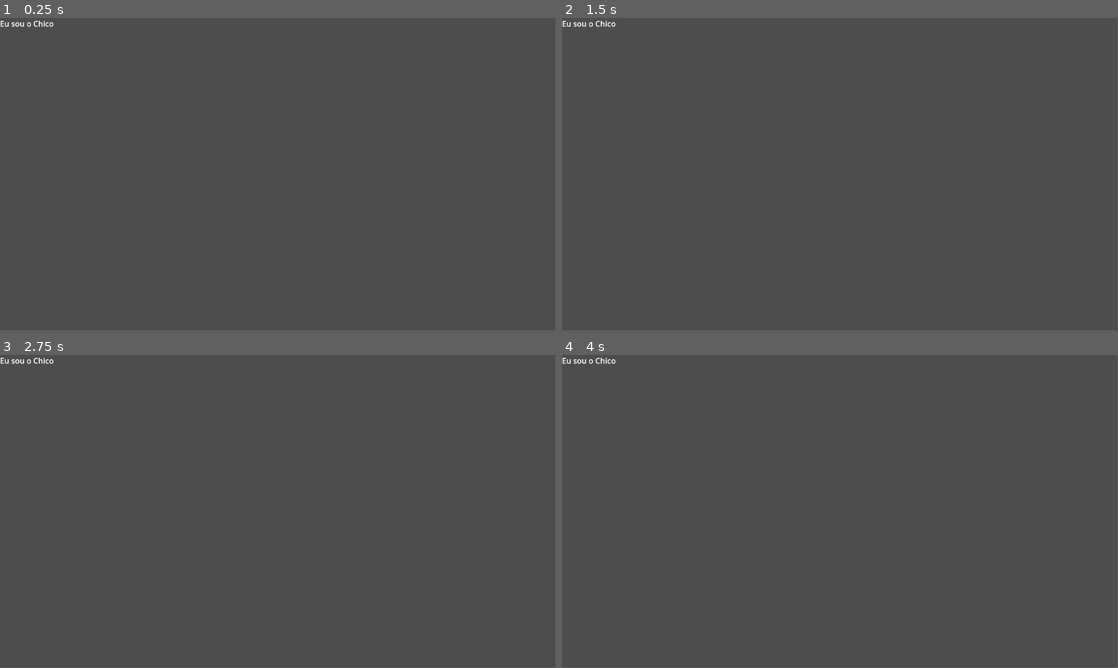
Above: before the commit, frames 1-4 (two rows, left to right).
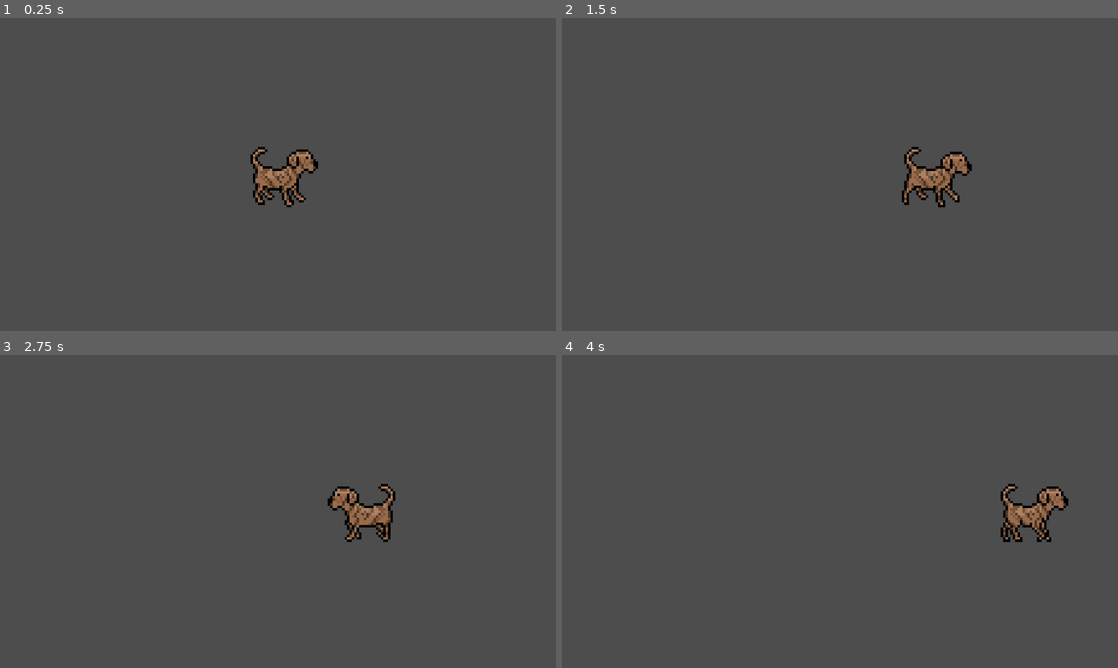
Above: after the commit, the same moments.

Repository: vlcanesin/Chico-PET-Jam
Game: Godot game, scene res://chico/chico.tscn
The game is run twice, just before and just after one commit, with the same random seed, the same clock (stepped at 60 frames per second) and the same inputs. This scene is started directly instead of the project's main scene.
Inputs:
- Up to frame 1 (0.25 s): no input
- Up to frame 2 (1.5 s): tap Enter (ui_accept) at 0.5, 0.6, 0.77, 1.07, 1.35 s; hold Right (ui_right) from 0.53 s (still down)
- Up to frame 3 (2.75 s): tap Enter (ui_accept) at 1.52, 1.82, 2.1 s; release Right (ui_right) at 2.03 s; hold Left (ui_left) from 2.03 s (still down)
- Up to frame 4 (4 s): release Left (ui_left) at 2.78 s; hold Right (ui_right) from 2.78 s (still down); tap Enter (ui_accept) at 2.85, 3.02, 3.32, 3.6, 3.77 s
The window is 799x449 before the commit and 800x450 after it. Grey fills any space a smaller window leaves; there, only what the larger window draws over its background counts as a difference.

The runs differ from the first frame. In frame 1, 1.4% of the frame differs, in the area x 0-58%, y 0-61%; in frame 2, 1.4%; in frame 3, 1.3%; in frame 4, 1.4%.

Commit message:
Implementação da movimentação do Chico

Diff:
--- /dev/null
+++ b/chico/chico.gd
@@ -0,0 +1,37 @@
+extends CharacterBody2D
+
+const SPEED = 200.0
+
+@onready var _walk_sprite = $WalkSprite
+
+func _process(delta):
+	if Input.is_action_pressed("ui_right"):
+		_walk_sprite.play("right")
+		position.x += SPEED*delta
+	elif Input.is_action_pressed("ui_left"):
+		_walk_sprite.play("left")
+		position.x -= SPEED*delta
+	else:
+		_walk_sprite.stop()
+
+# Get the gravity from the project settings to be synced with RigidBody nodes.
+# var gravity = ProjectSettings.get_setting("physics/2d/default_gravity")
+
+#func _physics_process(delta):
+	## Add the gravity.
+	#if not is_on_floor():
+		#velocity.y += gravity * delta
+#
+	## Handle jump.
+	#if Input.is_action_just_pressed("ui_accept") and is_on_floor():
+		#velocity.y = JUMP_VELOCITY
+#
+	## Get the input direction and handle the movement/deceleration.
+	## As good practice, you should replace UI actions with custom gameplay actions.
+	#var direction = Input.get_axis("ui_left", "ui_right")
+	#if direction:
+		#velocity.x = direction * SPEED
+	#else:
+		#velocity.x = move_toward(velocity.x, 0, SPEED)
+#
+	#move_and_slide()"
--- a/chico/chico.tscn
+++ b/chico/chico.tscn
@@ -1,8 +1,80 @@
-[gd_scene format=3 uid="uid://r6tpqlaxacs2"]
+[gd_scene load_steps=16 format=3 uid="uid://r6tpqlaxacs2"]
+
+[ext_resource type="Texture2D" uid="uid://ddw04dmmrt44i" path="res://assets/sprites/chico/spritesheet-chico1.png" id="1_fxkqi"]
+[ext_resource type="Script" path="res://chico/chico.gd" id="1_iifu8"]
+[ext_resource type="Texture2D" uid="uid://c5arlwultyasm" path="res://assets/sprites/chico/spritesheet-chico1-flipped.png" id="2_pb10n"]
+[ext_resource type="Texture2D" uid="uid://c2wpmpwvp0lsm" path="res://assets/sprites/chico/spritesheet-chico2.png" id="2_xtqr0"]
+[ext_resource type="Texture2D" uid="uid://2cyt7m1ps887" path="res://assets/sprites/chico/spritesheet-chico2-flipped.png" id="3_53ljx"]
+[ext_resource type="Texture2D" uid="uid://cjcle816afhv4" path="res://assets/sprites/chico/spritesheet-chico3.png" id="3_a5gc7"]
+[ext_resource type="Texture2D" uid="uid://cxjmfitkccqys" path="res://assets/sprites/chico/spritesheet-chico3-flipped.png" id="4_k41rk"]
+[ext_resource type="Texture2D" uid="uid://devru7kp1jfbr" path="res://assets/sprites/chico/spritesheet-chico4.png" id="4_xrydu"]
+[ext_resource type="Texture2D" uid="uid://cr3pkml1mxybu" path="res://assets/sprites/chico/spritesheet-chico4-flipped.png" id="5_cyiuh"]
+[ext_resource type="Texture2D" uid="uid://bulsdcrhb60m4" path="res://assets/sprites/chico/spritesheet-chico5.png" id="5_w7imb"]
+[ext_resource type="Texture2D" uid="uid://di2vhefouxvlf" path="res://assets/sprites/chico/spritesheet-chico5-flipped.png" id="6_i4laa"]
+[ext_resource type="Texture2D" uid="uid://c1ohggrnklejv" path="res://assets/sprites/chico/spritesheet-chico6.png" id="6_v4x1n"]
+[ext_resource type="Texture2D" uid="uid://b88o3uvkvojo8" path="res://assets/sprites/chico/spritesheet-chico6-flipped.png" id="7_diwxp"]
+
+[sub_resource type="SpriteFrames" id="SpriteFrames_aoagg"]
+animations = [{
+"frames": [{
+"duration": 1.0,
+"texture": ExtResource("2_pb10n")
+}, {
+"duration": 1.0,
+"texture": ExtResource("3_53ljx")
+}, {
+"duration": 1.0,
+"texture": ExtResource("4_k41rk")
+}, {
+"duration": 1.0,
+"texture": ExtResource("5_cyiuh")
+}, {
+"duration": 1.0,
+"texture": ExtResource("6_i4laa")
+}, {
+"duration": 1.0,
+"texture": ExtResource("7_diwxp")
+}],
+"loop": true,
+"name": &"left",
+"speed": 8.0
+}, {
+"frames": [{
+"duration": 1.0,
+"texture": ExtResource("1_fxkqi")
+}, {
+"duration": 1.0,
+"texture": ExtResource("2_xtqr0")
+}, {
+"duration": 1.0,
+"texture": ExtResource("3_a5gc7")
+}, {
+"duration": 1.0,
+"texture": ExtResource("4_xrydu")
+}, {
+"duration": 1.0,
+"texture": ExtResource("5_w7imb")
+}, {
+"duration": 1.0,
+"texture": ExtResource("6_v4x1n")
+}],
+"loop": true,
+"name": &"right",
+"speed": 8.0
+}]
+
+[sub_resource type="RectangleShape2D" id="RectangleShape2D_opx01"]
+size = Vector2(145, 124)
 
 [node name="Chico" type="CharacterBody2D"]
+position = Vector2(589, 327)
+script = ExtResource("1_iifu8")
 
-[node name="Label" type="Label" parent="."]
-offset_right = 112.0
-offset_bottom = 23.0
-text = "Eu sou o Chico"
+[node name="WalkSprite" type="AnimatedSprite2D" parent="."]
+sprite_frames = SubResource("SpriteFrames_aoagg")
+animation = &"right"
+frame_progress = 0.900956
+
+[node name="CollisionShape2D" type="CollisionShape2D" parent="."]
+position = Vector2(-2.5, 2)
+shape = SubResource("RectangleShape2D_opx01")
--- a/project.godot
+++ b/project.godot
@@ -14,6 +14,10 @@
 run/main_scene="res://Main.tscn"
 config/features=PackedStringArray("4.2")
 config/icon="res://icon.svg"
+
+[display]
+
+window/stretch/mode="canvas_items"
 
 [importer_defaults]
 
Binary file added: assets/sprites/chico/spritesheet-chico-Sheet-duplicada.png
Not shown, added: assets/sprites/chico/spritesheet-chico-Sheet-duplicada.png.import
Binary file added: assets/sprites/chico/spritesheet-chico-Sheet.png
Not shown, added: assets/sprites/chico/spritesheet-chico-Sheet.png.import
Binary file added: assets/sprites/chico/spritesheet-chico1-flipped.png
Not shown, added: assets/sprites/chico/spritesheet-chico1-flipped.png.import
Binary file added: assets/sprites/chico/spritesheet-chico1.png
Not shown, added: assets/sprites/chico/spritesheet-chico1.png.import
Binary file added: assets/sprites/chico/spritesheet-chico2-flipped.png
Not shown, added: assets/sprites/chico/spritesheet-chico2-flipped.png.import
Binary file added: assets/sprites/chico/spritesheet-chico2.png
Not shown, added: assets/sprites/chico/spritesheet-chico2.png.import
(and 16 more such lines)
